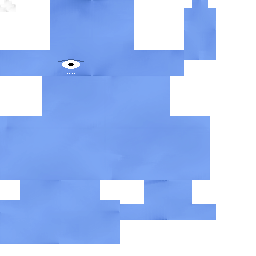
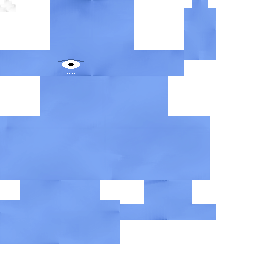
Revision of a layered 256 x 256 image; what changed, layer by layer:
painted on "Body" over [40, 76, 170, 116]
